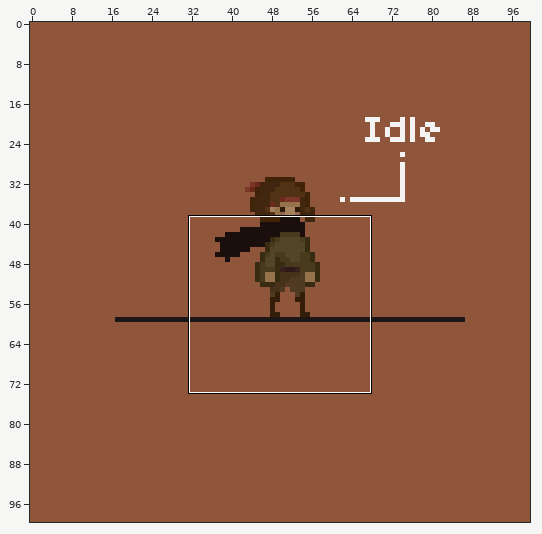
Two versions of one pixel-art file, img_01/animations/MC/New_OC_Idle.aseprite. Above, an overview of the earlier version with the close-up marked.
Close-up. As it was:
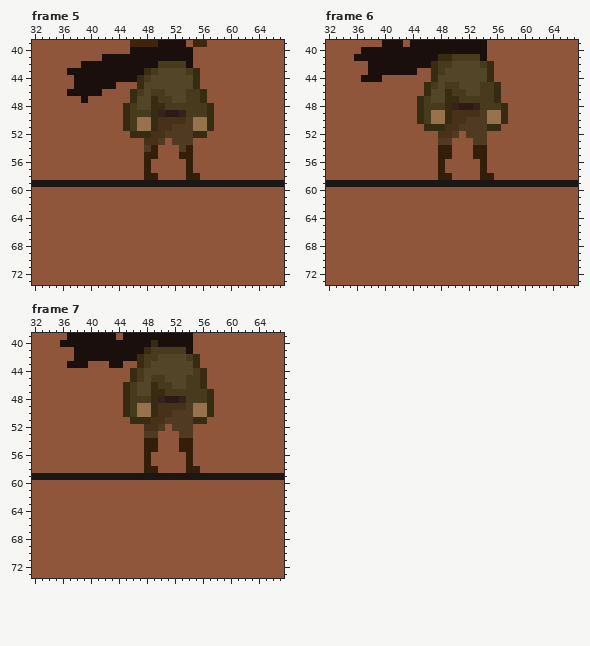
100x100 pixels, 7 frames. Shown: frame 5: x 32..67, y 39..73; frame 6: x 32..67, y 39..73; frame 7: x 32..67, y 39..73. The commit also changed other frames or places, which this record leaves out.
New version:
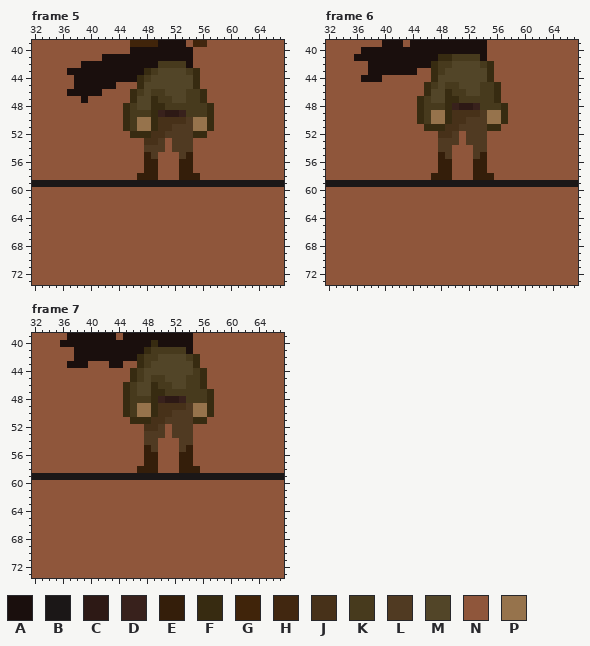
Palette (. is transparent): A #1a0f0d  B #1b1717  C #2d1915  D #38211c  E #341e0a  F #372b11  G #40240a  H #412710  J #473119  K #473a1d  L #503a22  M #524528  N #8f563b  P #96734c
Changes in this commit:
{"where": "frame 5, layer \"Layer 2\""}
{"frame":5,"y":54,"x":49,"old":"EN","new":"LL"}
{"frame":5,"y":54,"x":52,"old":"N","new":"L"}
{"frame":5,"y":54,"x":54,"old":"E","new":"L"}
{"frame":5,"y":55,"x":49,"old":"E","new":"L"}
{"frame":5,"y":55,"x":53,"old":"E","new":"L"}
{"frame":5,"y":56,"x":49,"old":"N","new":"E"}
{"frame":5,"y":56,"x":53,"old":"N","new":"E"}
{"frame":5,"y":57,"x":49,"old":"N","new":"E"}
{"frame":5,"y":57,"x":53,"old":"N","new":"E"}
{"frame":5,"y":58,"x":47,"old":"N","new":"E"}
{"frame":5,"y":58,"x":53,"old":"N","new":"E"}
{"where": "frame 6, layer \"Layer 2\""}
{"frame":6,"y":53,"x":50,"old":"N","new":"L"}
{"frame":6,"y":53,"x":52,"old":"N","new":"L"}
{"frame":6,"y":54,"x":48,"old":"EE","new":"LL"}
{"frame":6,"y":54,"x":53,"old":"EE","new":"LL"}
{"frame":6,"y":55,"x":49,"old":"E","new":"L"}
{"frame":6,"y":55,"x":53,"old":"E","new":"L"}
{"frame":6,"y":56,"x":49,"old":"N","new":"E"}
{"frame":6,"y":56,"x":53,"old":"N","new":"E"}
{"frame":6,"y":57,"x":49,"old":"N","new":"E"}
{"frame":6,"y":57,"x":53,"old":"N","new":"E"}
{"frame":6,"y":58,"x":47,"old":"N","new":"E"}
{"frame":6,"y":58,"x":53,"old":"N","new":"E"}
{"where": "frame 7, layer \"Layer 2\""}
{"frame":7,"y":53,"x":50,"old":"N","new":"L"}
{"frame":7,"y":53,"x":52,"old":"N","new":"L"}
{"frame":7,"y":54,"x":48,"old":"EE","new":"LL"}
{"frame":7,"y":54,"x":53,"old":"EE","new":"LL"}
{"frame":7,"y":55,"x":49,"old":"E","new":"L"}
{"frame":7,"y":55,"x":53,"old":"E","new":"L"}
{"frame":7,"y":56,"x":49,"old":"N","new":"E"}
{"frame":7,"y":56,"x":53,"old":"N","new":"E"}
{"frame":7,"y":57,"x":49,"old":"N","new":"E"}
{"frame":7,"y":57,"x":53,"old":"N","new":"E"}
{"frame":7,"y":58,"x":47,"old":"N","new":"E"}
{"frame":7,"y":58,"x":53,"old":"N","new":"E"}
{"label":"changed","picture_box":[137,145,193,180]}
{"label":"changed","picture_box":[431,138,487,180]}
{"label":"changed","picture_box":[137,431,193,473]}
